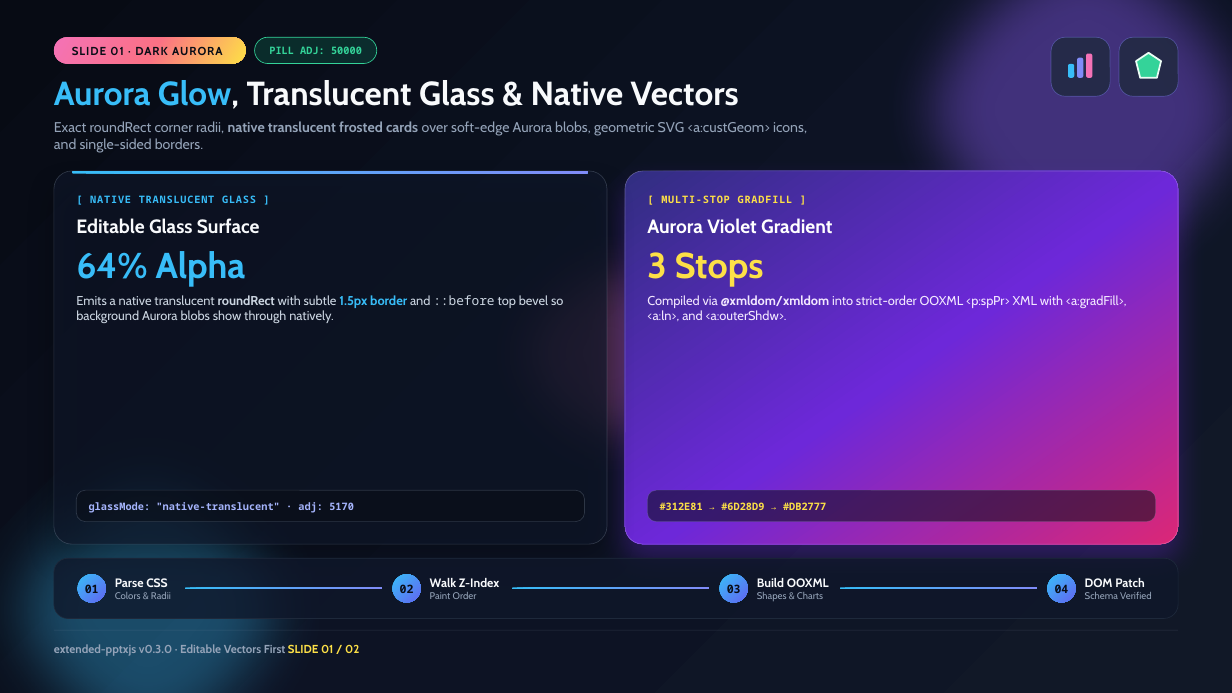
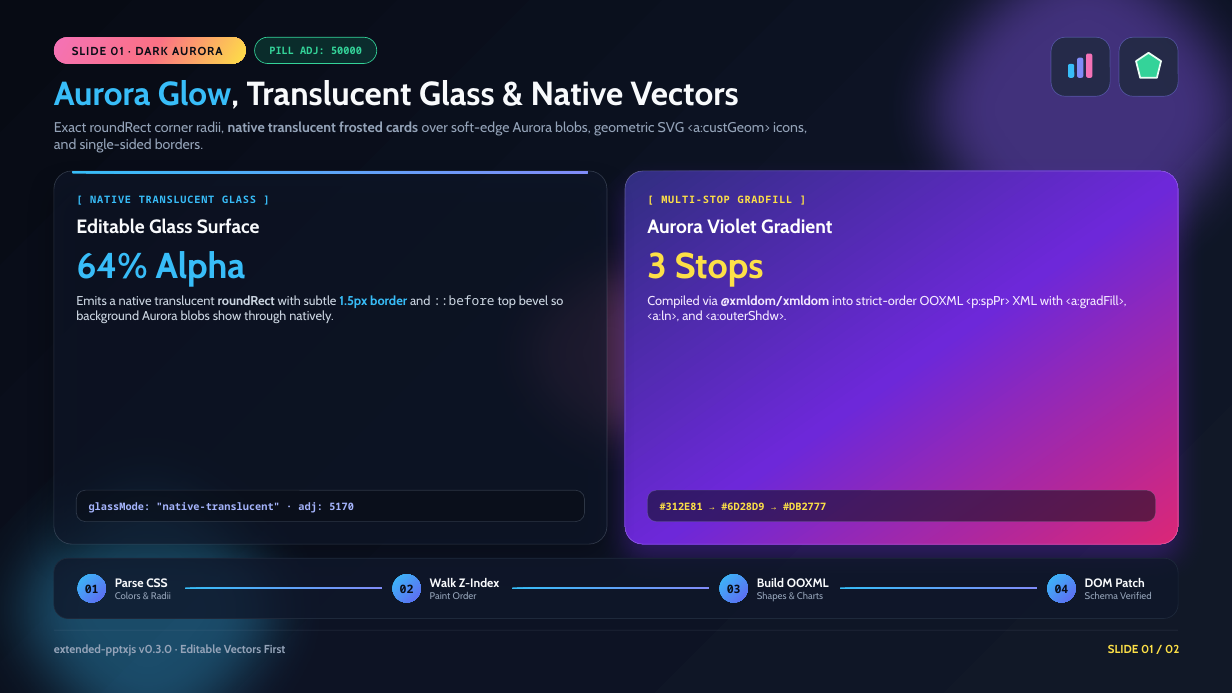
Before and after one commit to ramadhanaraz/extended-pptxjs, a slide deck: slide 1 of playground/sample-export.pptx. Drawn at 1232x693 pixels with LibreOffice and Linux fonts; fonts in the diff are those of the drawing. Boxes give left, top, right and bottom in pixels: in the first picture for what was removed or moved away, otherwise in the second. Text is boxed around its words. In the diff, an @@ line names an element or a change of style, - is before the commit and + after.

Commit message:
Release extended-pptxjs v0.5.0: native OOXML gradient text, flex space-between separation, asymmetric HUD/TOC accent borders, and 30-slide Digitan Guide audit

```diff
--- a/playground/sample-export.pptx
+++ b/playground/sample-export.pptx
@@ text at <box>54,644,286,656</box>: text changed @@
-extended-pptxjs v0.3.0 · Editable Vectors First SLIDE 01 / 02
+extended-pptxjs v0.3.0 · Editable Vectors First
@@ text added at <box>1108,644,1179,653</box>, 9 pt, text #FDE047, bold @@
+SLIDE 01 / 02
```
Also in this commit, not shown: 1 other slide changed, 7 other files.
